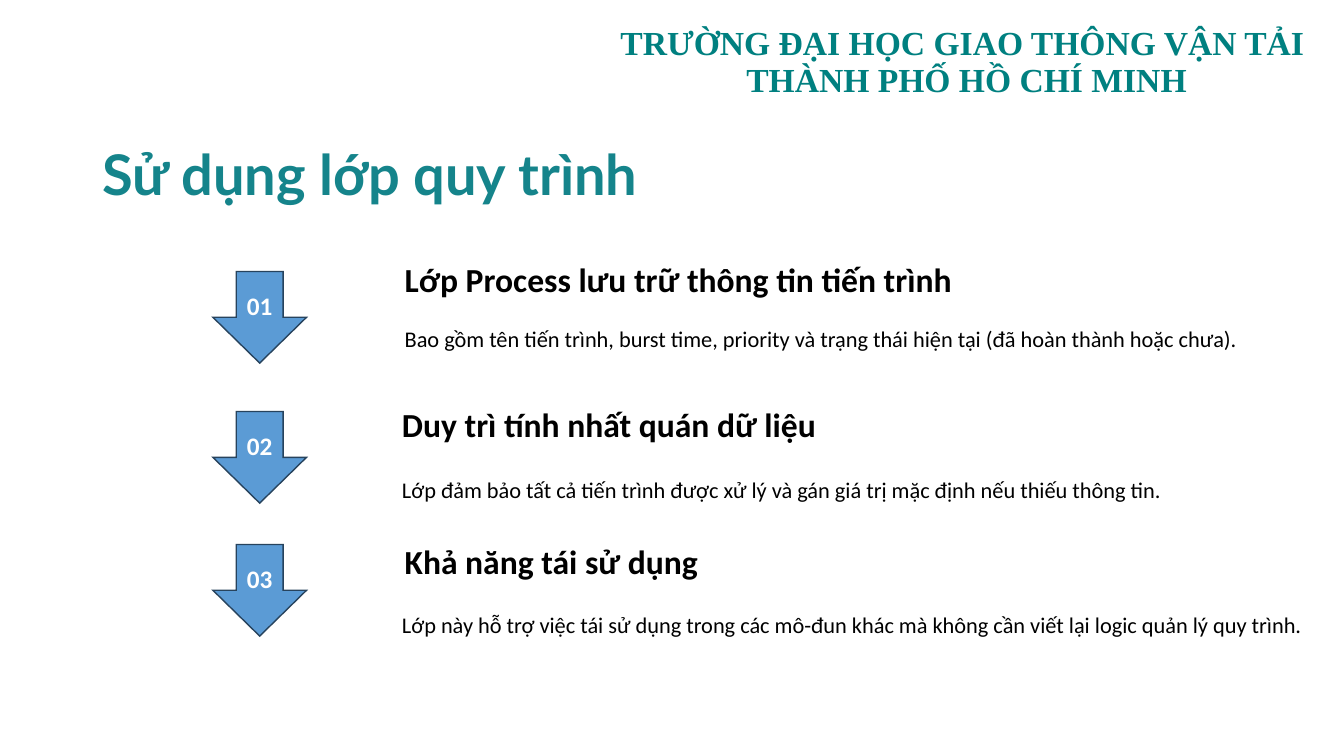
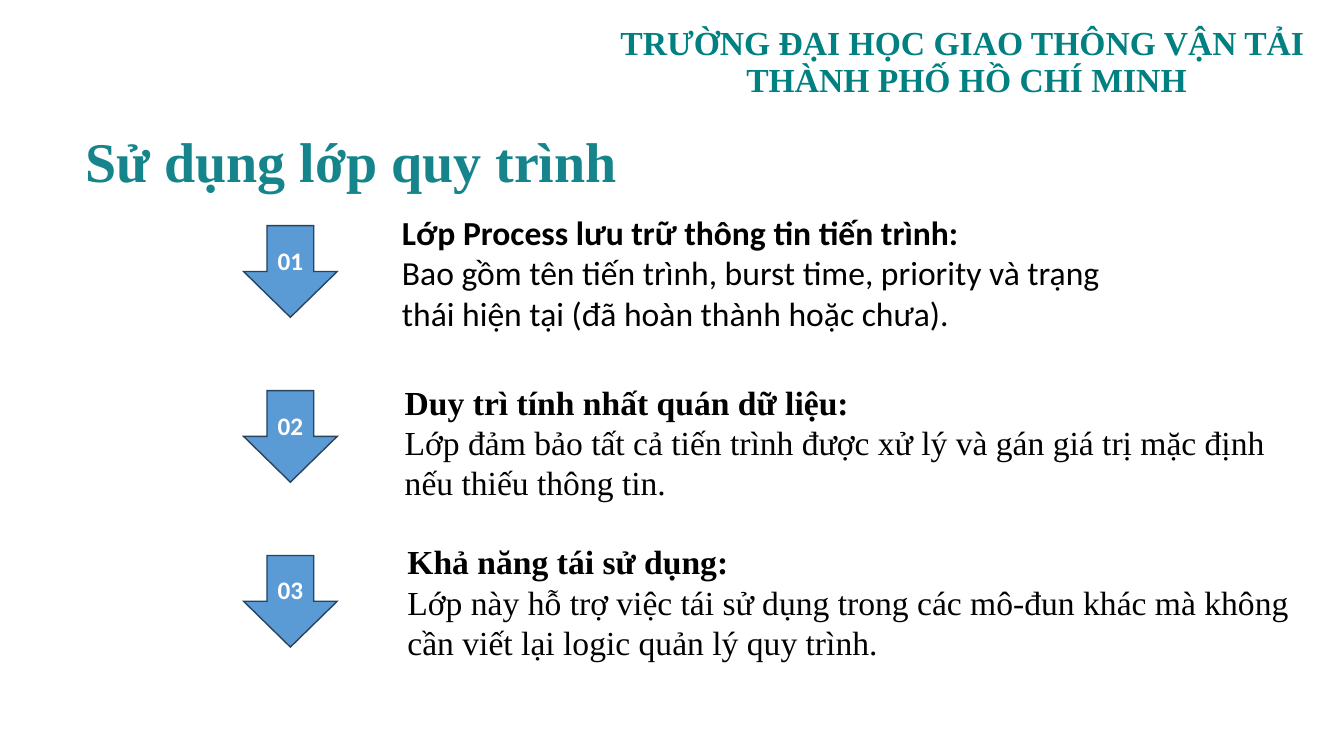
Before and after one commit to tkimngan040/OS_Group08_OS_SCH_04, a slide deck: slide 8 of PPTX/OS_SCH_04_GROUP08.pptx. Drawn at 1344x756 pixels with LibreOffice and Linux fonts; fonts in the diff are those of the drawing; background and template pictures are left out. Boxes give left, top, right and bottom in pixels: in the first picture for what was removed or moved away, otherwise in the second. Text is boxed around its words. In the diff, an @@ line names an element or a change of style, - is before the commit and + after.

```diff
--- a/PPTX/OS_SCH_04_GROUP08.pptx
+++ b/PPTX/OS_SCH_04_GROUP08.pptx
@@ title "Sử dụng lớp quy trình": place and size @@
-title "Sử dụng lớp quy trình" at (102,152,637,206)
+title "Sử dụng lớp quy trình" at (86,143,617,193)
@@ title "Sử dụng lớp quy trình" at (86,143,617,193): font Lato to Times New Roman @@
@@ down arrow "01": place and size @@
-down arrow "01" at (213,271,307,363)
+down arrow "01" at (244,226,338,318)
@@ text at (402,219,1099,332): text changed; bold off @@
-Lớp Process lưu trữ thông tin tiến trình
+Lớp Process lưu trữ thông tin tiến trình:
+Bao gồm tên tiến trình, burst time, priority và trạng thái hiện tại (đã hoàn thành hoặc chưa).
@@ text removed at (405,330,1237,351) @@
-Bao gồm tên tiến trình, burst time, priority và trạng thái hiện tại (đã hoàn thành hoặc chưa).
@@ text "Duy trì tính nhất quán ...": place and size @@
-text "Duy trì tính nhất quán ..." at (402,481,1161,502)
+text "Duy trì tính nhất quán ..." at (405,390,1265,502)
@@ down arrow "02": place and size @@
-down arrow "02" at (213,411,307,503)
+down arrow "02" at (244,391,338,483)
@@ text removed at (402,411,815,443) @@
-Duy trì tính nhất quán dữ liệu
@@ text at (405,390,848,421): paragraph added @@
+Duy trì tính nhất quán dữ liệu:
@@ text at (405,430,1265,502): size 16 to 24 pt, font Calibri to Times New Roman in "Lớp đảm bảo tất cả tiến trình ..." @@
@@ text "Khả năng tái sử dụng:": place and size @@
-text "Khả năng tái sử dụng:" at (402,615,1301,637)
+text "Khả năng tái sử dụng:" at (407,550,1288,662)
@@ down arrow "03": place and size @@
-down arrow "03" at (213,544,307,636)
+down arrow "03" at (244,556,338,647)
@@ text removed at (405,549,698,580) @@
-Khả năng tái sử dụng
@@ text at (407,550,728,581): paragraph added @@
+Khả năng tái sử dụng:
@@ text at (407,590,1288,662): size 16 to 24 pt, font Calibri to Times New Roman in "Lớp này hỗ trợ việc tái sử ..." @@
```
Also in this commit, not shown: 17 other slides changed, 1 slide removed, 2 other files.
